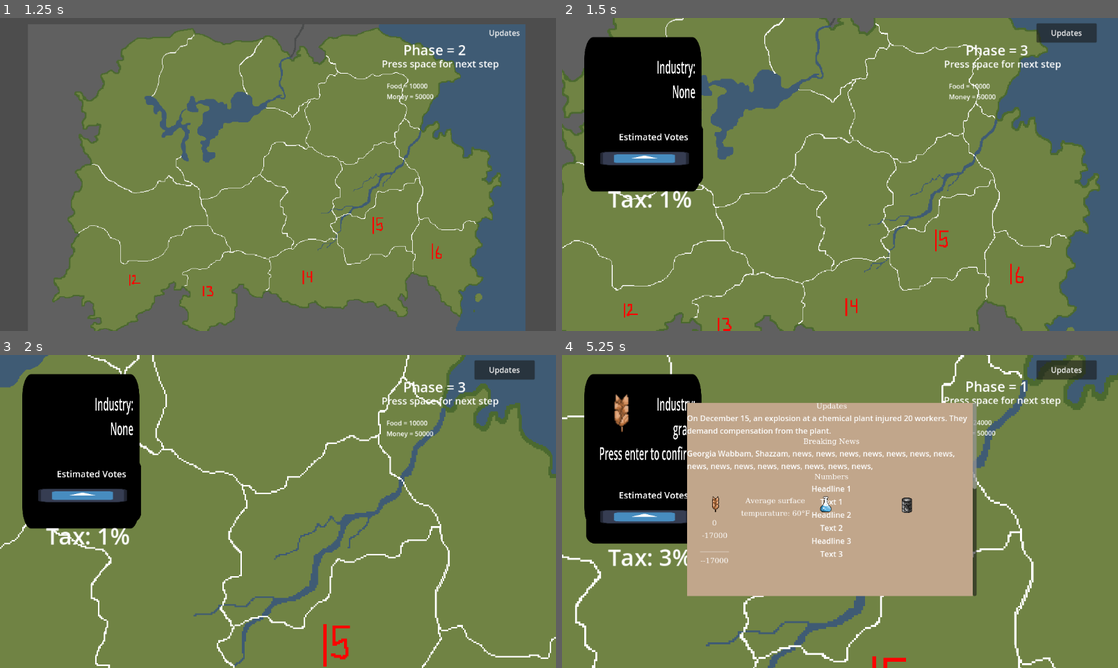
Above: before the commit, frames 1-4 (two rows, left to right).
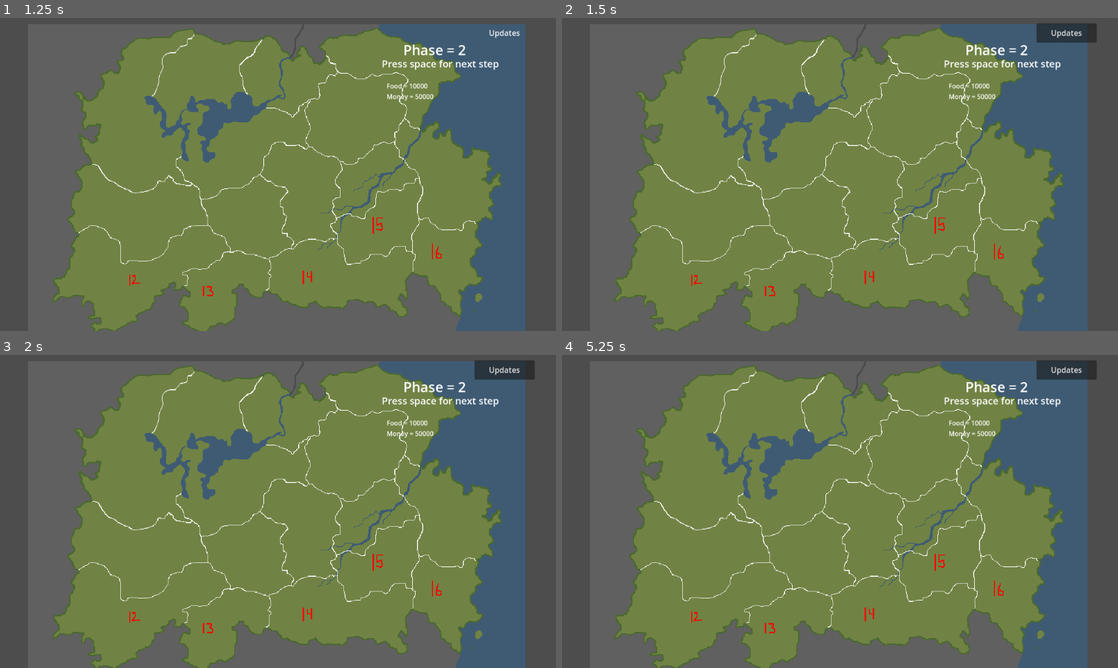
Above: after the commit, the same moments.

Repository: mccoogp/WeatherInc
Game: Godot game, scene res://world.tscn
The game is run twice, just before and just after one commit, with the same random seed, the same clock (stepped at 60 frames per second) and the same inputs. The engine's default icon, where the game draws it, is replaced by a stand-in: a white triangle on a blue panel in a dark square.
Inputs (mouse positions are in pixels of both pictures, inside the frame that each line leads up to):
- Up to frame 1 (1.25 s): click "Updates" at 0.5 s
- Up to frame 2 (1.5 s): tap Space at 1.25 s; move the mouse to (962, 158) at 1.27 s; hold Right from 1.28 s (still down); hold X from 1.28 s (still down); click (962, 158) at 1.42 s
- Up to frame 3 (2 s): keep holding Right; keep holding X
- Up to frame 4 (5.25 s): tap Space every 0.75 s from 2 to 5 s; move the mouse to (728, 527) at 2.02 s; release Right at 2.03 s; release X at 2.03 s; hold Down 2.03-2.78 s; tap X at 2.1, 3.05, 3.8, 5.1 s; move the mouse to (895, 442) at 2.77 s; hold Right 2.78-3.53 s; hold Enter 2.78-3.53 s; move the mouse to (812, 574) at 3.52 s; hold Up 3.53-4.28 s; tap Backspace at 3.6 s; click (812, 574) at 3.67 s; move the mouse to (1006, 558) at 4.27 s; hold X 4.28-5.03 s; hold Left from 4.28 s (still down); move the mouse to (673, 464) at 5.02 s

Frame 1 is identical in both runs. In frame 2, 46% of the frame differs, in the area x 0-100%, y 0-100%; in frame 3, 51%; in frame 4, 79%.

Commit message:
Changed food so you can starve and grow population

Diff:
--- a/news.tscn
+++ b/news.tscn
@@ -128,6 +128,7 @@
 offset_top = 36.0
 offset_right = 1125.0
 offset_bottom = 76.0
+focus_mode = 0
 theme_override_styles/focus = SubResource("StyleBoxTexture_yleyt")
 theme_override_styles/hover = SubResource("StyleBoxTexture_uy5r5")
 text = "Updates"
--- a/world.gd
+++ b/world.gd
@@ -171,6 +171,7 @@
 									checkprod = true
 									$DistrictMenu/Popularity.extra += 1
 								else:
+									districts[zoom].popularity *= randf_range(8.5,9.5)/10
 									districts[zoom].product.erase(posprod[curprod])
 									checkprod = false
 									$DistrictMenu/Industry/Label.text = "Industry:
@@ -187,6 +188,7 @@
 										$DistrictMenu/Industry/Label.text += "
 										Cost: $100,000"
 										$DistrictMenu/Popularity.extra += 1
+										districts[zoom].popularity += (100-districts[zoom].popularity)* randf_range(0.5,1.5)/10
 									if posprod[curprod] == "oil":
 										$DistrictMenu/Industry/Label.text += "
 										Requires: 1 factory"
@@ -196,6 +198,7 @@
 										Cost: $500,000
 										Requires: 1 factory"
 										$DistrictMenu/Popularity.extra += 2
+
 						if Input.is_key_pressed(KEY_ENTER):
 							if len(districts[zoom].product) == 0:
 								var changed = false
@@ -331,7 +334,22 @@
 					districts[district].setup = 1
 				if "research" in districts[district].product:
 					districts[district].setup = 1
-			food += foodprod - totalpop
+
+
+			food += foodprod
+			if food >= totalpop * 1.2:
+				food -= totalpop *1.2
+				for district in 16:
+					districts[district].population *= randf_range(100,110)/100
+			elif food >= totalpop:
+				food -= totalpop
+			else:
+				for district in 16:
+					districts[district].population *= food/totalpop
+			food /= 2
+
+			print(totalpop)
+
 
 			#disasters
 			for district in 16:
@@ -343,6 +361,7 @@
 
 
 
+
 			$CanvasLayer/News.hide = false
 			phase = 1
 
--- a/world.tscn
+++ b/world.tscn
@@ -57,7 +57,7 @@
 position = Vector2(23, 91)
 scale = Vector2(67, 67)
 water = true
-population = 2000
+population = 20000
 center = Vector2(60, 150)
 zoom = 1.75
 image = ExtResource("4_nrn2x")
